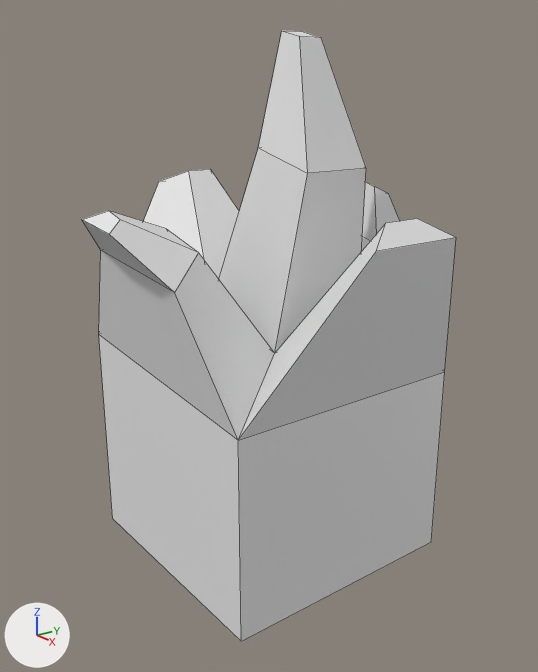
One commit to the Blender file Assets/Models/Fire.blend: the scene before it, then after it.
One viewpoint serves both versions: a 50 mm lens placed at (0.1701, -0.8867, 2.315), pointed at (0.0108, -0.7643, 2.2491). Every picture has the same lights, and +X, +Y and +Z are marked at lower left. Mesh edges are drawn as thin lines. Materials are left out; every surface is plain grey.

Script lines for the objects in view, before the commit:
```python
me_cube_002 = bpy.data.meshes.new('Cube.002')
me_cube_002.from_pydata(...)  # 44 vertices, 42 faces; spans x -1.17..1.51, y -1.52..1.04, z -1.0..3.06
# before: 16 (-1.17, -0.27, 1.94) at pixel (159, 181), 17 (-1.17, 0.27, 1.94), 18 (-0.95, -0.11, 2.04) at pixel (188, 170), 19 (-0.95, 0.11, 2.04) at pixel (210, 169)
ob_cube_001 = bpy.data.objects.new('Cube.001', me_cube_002)
ob_cube_001.location = (0.0009, -0.7573, 2.2155)
ob_cube_001.scale = (0.0373, 0.0373, 0.0373)
```
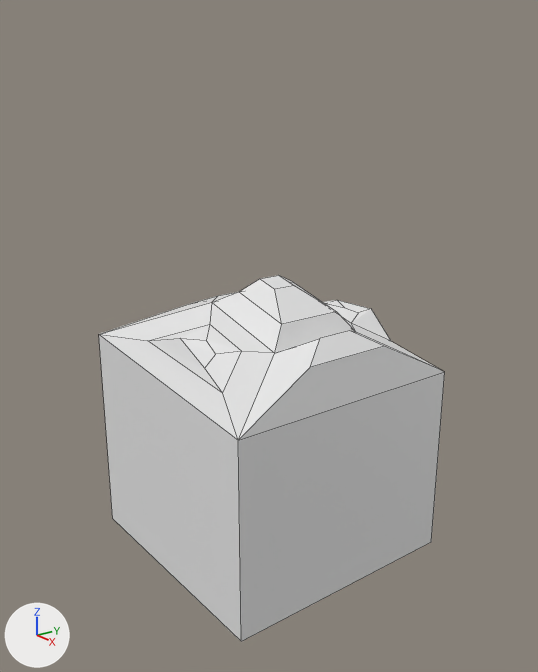
Changed parts and their boxes (x1, y1, x2, y2) in the pictures (538 x 672 px; the box of a moved part takes in the faces that stretch with it):
'Cube.001', reshaped (7% narrower, 40% shorter)
    before: (82, 30, 456, 641)
    after: (99, 275, 445, 641)
part 1 of me_cube_002, moved or reshaped
    before: (82, 30, 456, 440)
    after: (99, 275, 444, 440)
part 2 of me_cube_002, moved or reshaped
    before: (144, 169, 239, 279)
    after: (100, 292, 237, 334)

Diff of the bpy script that builds the scene:
```diff
--- a/Assets/Models/Fire.blend.py
+++ b/Assets/Models/Fire.blend.py
@@ me_cube_002 @@
 # used by ob_cube_001; location = (0.0009, -0.7573, 2.2155); scale = (0.0373, 0.0373, 0.0373)
-me_cube_002.from_pydata(...)  # 44 vertices, 42 faces; spans x -1.17..1.51, y -1.52..1.04, z -1.0..3.06
+me_cube_002.from_pydata(...)  # 44 vertices, 42 faces; spans x -1.0..1.0, y -1.0..1.0, z -1.0..1.29
+# me_cube_002 part 1: 28 of 44 vertices moved; they spanned x -0.35..1.51, y -1.52..1.04, z 1.36..3.06 and now span x -0.35..0.94, y -0.9..0.8, z 0.75..1.29; mean shift (-0.16, 0.08, -1.01); largest move (0.28, -0.09, 3.06) -> (0.02, -0.09, 1.29)
+# me_cube_002 part 2
+for i in [*range(16, 20)]: me_cube_002.vertices[i].co += Vector((0.4, 0.0, -1.0))
```
